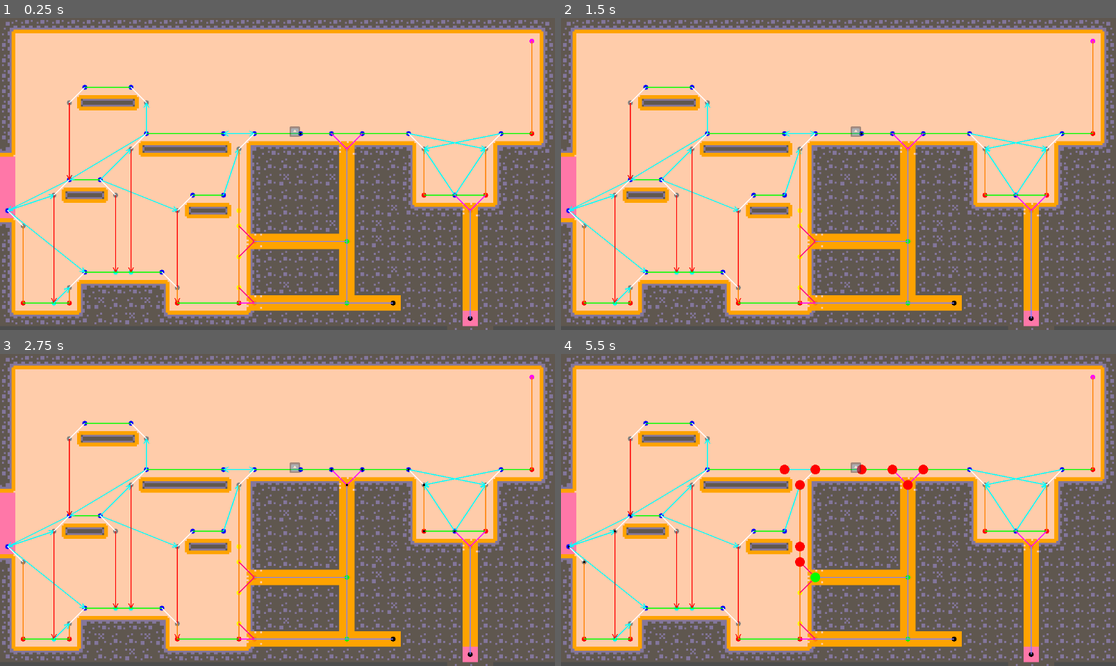
Above: before the commit, frames 1-4 (two rows, left to right).
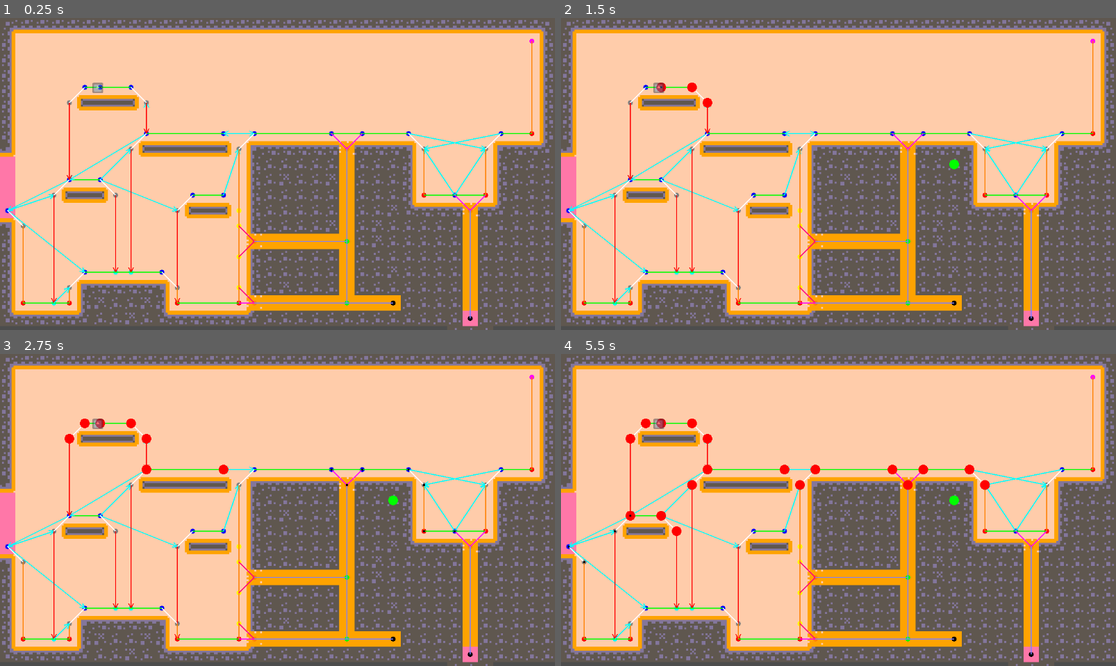
Above: after the commit, the same moments.

Repository: marolmmar1/TFG
Game: Godot game, scene res://Develop/Bioma.tscn
Same seed, same stepped clock (60 frames per second), same inputs: the game is played once before the commit and once after it. The engine's default icon, where the game draws it, is replaced by a stand-in: a white triangle on a blue panel in a dark square.
Inputs (mouse positions are in pixels of both pictures, inside the frame that each line leads up to):
- Up to frame 1 (0.25 s): no input
- Up to frame 2 (1.5 s): tap Enter at 0.5 s; move the mouse to (960, 158) at 0.52 s; click (960, 158) at 0.67 s; tap Space at 1.25 s; drag from (727, 189) to (566, 189) at 1.27 s
- Up to frame 3 (2.75 s): tap Enter at 2 s; move the mouse to (333, 441) at 2.02 s; click (333, 441) at 2.17 s
- Up to frame 4 (5.5 s): tap Space at 2.75, 5 s; drag from (810, 572) to (672, 463) at 2.77 s; tap Enter at 3.5 s; move the mouse to (1005, 556) at 3.52 s; click (1005, 556) at 3.67 s; drag from (672, 463) to (566, 525) at 4.27 s; move the mouse to (866, 510) at 5.02 s; click (866, 510) at 5.17 s

The runs differ from the first frame. In frame 1, 0.2% of the frame differs, in the area x 16-55%, y 20-39%; in frame 2, 0.3%; in frame 3, 0.5%; in frame 4, 0.9%, in the area x 11-78%, y 20-74%.
Error before the commit: Invalid type in function 'map_to_local' in base 'TileMap'. Cannot convert argument 1 from Nil to Vector2i. (res://AStarGraph/tile_map_helper.gd:79)

Commit message:
astar is now resilient to getting away from the path

Diff:
--- a/AStarGraph/a_star_graph.gd
+++ b/AStarGraph/a_star_graph.gd
@@ -308,6 +308,8 @@
 var astar_on_going = []
 var astar_target
 var astar_path = []
+var creature_bounding_box = []
+var bounding_box_center
 
 func _draw():
 
@@ -400,3 +402,9 @@
 	for node in update_nodes:
 		var world_position = tmhelper.to_world_position(node)
 		draw_circle(world_position, 2.5, Color(0, 0, 0))
+
+	if creature_bounding_box.size() == 4:
+		draw_line(creature_bounding_box[0], creature_bounding_box[1], Color(0.75, 0, 0.75), 2)
+		draw_line(creature_bounding_box[1], creature_bounding_box[2], Color(0.75, 0, 0.75), 2)
+		draw_line(creature_bounding_box[2], creature_bounding_box[3], Color(0.75, 0, 0.75), 2)
+		draw_line(creature_bounding_box[3], creature_bounding_box[0], Color(0.75, 0, 0.75), 2)
--- a/AStarGraph/link_helper.gd
+++ b/AStarGraph/link_helper.gd
@@ -158,13 +158,11 @@
 
 func link_platform_and_wall_nodes(astar_nodes, platform_nodes, wall_grab_nodes):
 
-	var all_wall_nodes = wall_grab_nodes
-
-	for i in range(all_wall_nodes.size()):
-		var node_a = all_wall_nodes[i]
+	for i in range(wall_grab_nodes.size()):
+		var node_a = wall_grab_nodes[i]
 		for j in range(platform_nodes.size()):
 			var node_b = platform_nodes[j]
-			if tmhelper.get_adjacent_cells(node_a).has(node_b):
+			if tmhelper.get_adjacent_cells(node_a).has(node_b) and node_b.y < node_a.y:
 
 				# Check if there's terrain in both sides of the wall node and there's two terrains below the platform
 				if tmhelper.is_terrain(node_a + Vector2i(-1, 0)) and tmhelper.is_terrain(node_a + Vector2i(1, 0)):
@@ -219,9 +217,18 @@
 			if are_nodes_connected_by_jump(node_a, node_b, wall_grab_nodes, vertical_jump_dist, horizontal_jump_dist, max_fall_height):
 				# Add a onedirectional connection
 				astar_nodes[node_a].append(Edge.new(node_a, node_b, Edge.MovementType.JUMP))
+
+				# Add also a fall edge if node is straight above the other
+				if node_b.x == node_a.x and node_b.y < node_a.y:
+					astar_nodes[node_b].append(Edge.new(node_b, node_a, Edge.MovementType.FALL))
+
 			if are_nodes_connected_by_jump(node_b, node_a, wall_grab_nodes, vertical_jump_dist, horizontal_jump_dist, max_fall_height):
 				# Add a onedirectional connection
 				astar_nodes[node_b].append(Edge.new(node_b, node_a, Edge.MovementType.JUMP))
+
+				# Add also a fall edge if node is straight above the other
+				if node_a.x == node_b.x and node_a.y < node_b.y:
+					astar_nodes[node_a].append(Edge.new(node_a, node_b, Edge.MovementType.FALL))
 
 func are_nodes_connected_by_jump(node_a: Vector2i, node_b: Vector2i, wall_grab_nodes, vertical_jump_dist, horizontal_jump_dist, max_fall_height) -> bool:
 
--- a/Creatures/GroundCreature/astar_ai.gd
+++ b/Creatures/GroundCreature/astar_ai.gd
@@ -1,7 +1,7 @@
 extends Node
 
-@export var jump_reliability_cost_mult: float = 1.5 #HACK possibly variables for the genetic algorithm variation lately
-@export var fall_reliability_cost_mult: float = 1.25
+@export var jump_reliability_cost_mult: float = 2.0 #HACK possibly variables for the genetic algorithm variation lately
+@export var fall_reliability_cost_mult: float = 1.5
 
 var astar_graph: Node2D
 
@@ -63,10 +63,10 @@
 
 		# #DEBUG
 		astar_graph.astar_on_going.append(astar_graph.tmhelper.to_world_position(lowest_cost_node.node))
-		print("parent cost: ", lowest_cost_node.parent.cost if lowest_cost_node.parent else 0)
-		print("cost: ", lowest_cost_node.cost - lowest_cost_node.parent.cost if lowest_cost_node.parent else lowest_cost_node.cost)
-		print("heuristic: ", node_heuristic(lowest_cost_node, AstarAINode.new(target_node, null, 0)))
-		print("total: ", lowest_cost_node.cost + node_heuristic(lowest_cost_node, AstarAINode.new(target_node, null, 0)), "\n")
+		# print("parent cost: ", lowest_cost_node.parent.cost if lowest_cost_node.parent else 0)
+		# print("cost: ", lowest_cost_node.cost - lowest_cost_node.parent.cost if lowest_cost_node.parent else lowest_cost_node.cost)
+		# print("heuristic: ", node_heuristic(lowest_cost_node, AstarAINode.new(target_node, null, 0)))
+		# print("total: ", lowest_cost_node.cost + node_heuristic(lowest_cost_node, AstarAINode.new(target_node, null, 0)), "\n")
 
 		var neighbors = get_neighbors(lowest_cost_node.node)
 		for neighbor in neighbors:
@@ -142,14 +142,14 @@
 
 	return dist
 
-func reliavility_cost(edge: Edge, cost: float) -> float:
+func reliavility_cost(edge: Edge, base_cost: float) -> float:
 	# Maybe use exponentials so that the cost changes more with distance
 	if edge.movement_type == Edge.MovementType.JUMP:
-		return cost * jump_reliability_cost_mult
+		return base_cost * jump_reliability_cost_mult
 	elif edge.movement_type == Edge.MovementType.FALL:
-		return cost * fall_reliability_cost_mult
+		return base_cost * fall_reliability_cost_mult
 
-	return cost
+	return base_cost
 
 
 func build_path(start_node: AstarAINode, end_node: AstarAINode) -> Array:
--- a/Creatures/GroundCreature/ground_creature.gd
+++ b/Creatures/GroundCreature/ground_creature.gd
@@ -1,7 +1,7 @@
 extends CharacterBody2D
 
 @export_category("Main")
-@export var ai_time = 0.5
+@export var ai_time = 0.1
 @export var raycasts_length = 25
 
 @export_category("Provided")
@@ -40,9 +40,9 @@
 	ul_raycast.target_position = Vector2(-raycasts_length, -raycasts_length)
 	ur_raycast.target_position = Vector2(raycasts_length, -raycasts_length)
 
-	# ai_timer.wait_time = ai_time
-	# ai_timer.timeout.connect(ai_tick)
-	# ai_timer.start()
+	ai_timer.wait_time = ai_time
+	ai_timer.timeout.connect(ai_tick)
+	ai_timer.start()
 
 func check_is_on_floor() -> bool:
 	return down_raycast.is_colliding()
@@ -95,10 +95,6 @@
 	ur_raycast.set_collision_mask_value(2, value)
 
 
-func _process(delta: float) -> void:
-	ai_tick()
-
 func ai_tick():
-	# ai.tick()
 	await ai.tick() #DEBUG
-	# ai_timer.start()
+	ai_timer.start()
--- a/Creatures/GroundCreature/ground_creature_ai.gd
+++ b/Creatures/GroundCreature/ground_creature_ai.gd
@@ -1,7 +1,8 @@
 extends Node2D
 
-@export var detect_node_dist: float = 30.0 # Tile size
+@export var detect_node_dist: float = 15.0 # Tile size - tolerance
 @export var unnecessary_jump_threshold: float = 25.0
+@export var bounding_box_margin: float = 20.0
 
 @onready var astar_ai = $AstarAI
 
@@ -9,6 +10,7 @@
 var controller
 var path = []
 var path_index = 0
+var last_dist: float = 100000.0
 #DEBUG
 var target
 
@@ -16,6 +18,8 @@
 func init(_astar, _controller):
 	self.astar_graph = _astar
 	self.controller = _controller
+
+	controller.on_change_state.connect(check_path_progress)
 
 	astar_ai.astar_graph = astar_graph
 
@@ -27,65 +31,119 @@
 	astar_ai.switch_crawl_climb_speed = controller.find_child("SwitchCrawlClimb").speed
 
 
-func get_closest_node(point: Vector2, threshold: float):
-	var closest_point = null
-	var closest_dist = INF
-	for node in astar_graph.astar_nodes:
-		var dist = point.distance_to(astar_graph.tmhelper.to_world_position(node))
-		if dist < closest_dist:
-			closest_dist = dist
-			if closest_dist < threshold:
-				closest_point = node
-	return closest_point
+#TODO pass to higher AI
+func tick():
+	if not path or path.is_empty():
+		return
+
+	# Check if we haven't stopped moving towards node
+	# There are cases where we miss the next node by a bit and are still withing the bounding box
+	if abs(controller.position.distance_to(astar_graph.tmhelper.to_world_position(path[path_index].to)) - last_dist) < 0.01:
+		# Recalculate A*
+		calculate_astar()
+
+	elif path and not path.is_empty():
+		last_dist = controller.position.distance_to(astar_graph.tmhelper.to_world_position(path[path_index].to))
 
 
-#TODO pass to higher AI
-func tick():
-	if not path and not astar_ai.calculating_astar:
+func _process(delta):
+	if (not path or path.is_empty()) and not astar_ai.calculating_astar:
+		calculate_astar()
 
-		if not target:
+	if path and not path.is_empty():
+		check_path_progress()
+		calculate_movement()
+
+
+func calculate_astar():
+
+	if not target:
+		return
+	if not astar_graph.astar_nodes:
+		return
+
+	var current_node = astar_graph.tmhelper.to_local_position(controller.position)
+	var target_node = astar_graph.tmhelper.to_local_position(target)
+
+	if current_node == target_node:
+		target = null
+		print("REACHED GOAL")
+		path = null
+		return
+
+	# #DEBUG
+	astar_graph.astar_on_going = []
+	astar_graph.astar_target = astar_graph.tmhelper.to_world_position(target_node)
+	astar_graph.queue_redraw()
+
+	if current_node == null or target_node == null:
+		return
+	if not astar_graph.astar_nodes.has(current_node):
+		push_warning("Current node not found in astar graph")
+		return
+
+	path = []
+	path_index = 0
+	last_dist = 100000
+	path = await astar_ai.astar(current_node, target_node) #DEBUG
+
+
+
+func check_path_progress(state = null):
+	if not path:
+		return
+
+	#DEBUG
+	astar_graph.astar_path = path
+	astar_graph.queue_redraw()
+
+	# Check if reached next node and update to next one
+	if path_index < path.size() - 1 and path[path_index].to == astar_graph.tmhelper.to_local_position(controller.position):
+		path_index += 1
+		last_dist = 100000
+
+	elif path_index == path.size() - 1 and path[path_index].to == astar_graph.tmhelper.to_local_position(controller.position):
+		target = null
+		print("REACHED GOAL")
+		path = null
+		last_dist = 100000
+
+	else:
+
+		# Check if out of edge's bounding box by thickness
+		# Disable for some seconds if jumping
+		if controller.current_state == controller.fall_state or controller.current_state == controller.stun_state:
 			return
 
-		if not astar_graph.astar_nodes:
-			return
+		var node_a = astar_graph.tmhelper.to_world_position(path[path_index].from)
+		var node_b = astar_graph.tmhelper.to_world_position(path[path_index].to)
 
-		var current_node = get_closest_node(controller.position, 30)
-		var target_node = get_closest_node(target, 30)
+		var bounding_box_center = (node_a + node_b) / 2
+		var bounding_box_rot_1 = (node_a - bounding_box_center).angle()
+		var bounding_box_rot_2 = (node_b - bounding_box_center).angle()
+		# var bounding_box = [node_a, node_a, node_b, node_b]
+		var bounding_box = [node_a + Vector2(bounding_box_margin, -bounding_box_margin).rotated(bounding_box_rot_1),
+			node_a + Vector2(bounding_box_margin, bounding_box_margin).rotated(bounding_box_rot_1),
+			node_b + Vector2(bounding_box_margin, -bounding_box_margin).rotated(bounding_box_rot_2),
+			node_b + Vector2(bounding_box_margin, bounding_box_margin).rotated(bounding_box_rot_2)]
 
-		# #DEBUG
-		astar_graph.astar_on_going = []
-		astar_graph.astar_target = astar_graph.tmhelper.to_world_position(target_node)
+		astar_graph.creature_bounding_box = bounding_box #DEBUG
+		astar_graph.bounding_box_center = bounding_box_center
 		astar_graph.queue_redraw()
 
-		if current_node == null or target_node == null:
-			return
+		if not (controller.position.x < bounding_box.reduce(func(max_vec, vec): return vec if vec.x > max_vec.x else max_vec).x and \
+			controller.position.x > bounding_box.reduce(func(min_vec, vec): return vec if vec.x < min_vec.x else min_vec).x and \
+			controller.position.y < bounding_box.reduce(func(max_vec, vec): return vec if vec.y > max_vec.y else max_vec).y and \
+			controller.position.y > bounding_box.reduce(func(min_vec, vec): return vec if vec.y < min_vec.y else min_vec).y):
 
-		path_index = 0
-		path = await astar_ai.astar(current_node, target_node) #DEBUG
-
-
-func _process(delta: float) -> void:
-	if path:
-
-		#DEBUG
-		astar_graph.astar_path = path
-		astar_graph.queue_redraw()
-
-		calculate_movement()
-
-		if path_index < path.size() - 1 and path[path_index].to == get_closest_node(controller.position, detect_node_dist):
-			path_index += 1
-
-		elif path_index == path.size() - 1 and path[path_index].to == get_closest_node(controller.position, detect_node_dist):
-			target = null
-			print("REACHED GOAL")
-			path = []
-
-		#TODO check if out of edge's bounding box by thickness
-		# Disable for some seconds if jumping
+				# Recalculate A*
+				calculate_astar()
 
 
 func calculate_movement():
+	if not path:
+		return
+
 	var next_node = path[path_index].to
 
 	match path[path_index].movement_type:
--- a/Creatures/GroundCreature/ground_creature_controller.gd
+++ b/Creatures/GroundCreature/ground_creature_controller.gd
@@ -30,6 +30,8 @@
 		return controller.position
 	set(value):
 		assert(false)
+
+signal on_change_state(state)
 
 func init(_controller: CharacterBody2D):
 	self.controller = _controller
@@ -75,11 +77,13 @@
 		if fall_state.check_conditions({}):
 			current_state = fall_state
 			fall_state.enter({})
-			print(current_state.name)
+			# print(current_state.name)
+			on_change_state.emit(current_state)
 		elif idle_state.check_conditions({}):
 			current_state = idle_state
 			idle_state.enter({})
-			print(current_state.name)
+			# print(current_state.name)
+			on_change_state.emit(current_state)
 
 
 	# Fall damage or stun
@@ -91,12 +95,14 @@
 		if last_vel.length() > sqrt(2 * gravity * damage_height):
 			current_state = stun_state
 			stun_state.enter({"stun time": default_stun_time})
-			print("damage")
+			# print("damage")
+			on_change_state.emit(current_state)
 
 		elif last_vel.length() > sqrt(2 * gravity * stun_height):
 			current_state = stun_state
 			stun_state.enter({"stun time": default_stun_time})
-			print("stun")
+			# print("stun")
+			on_change_state.emit(current_state)
 
 			# TODO: Apply damage
 			# TODO account for normal direction on impact
@@ -110,25 +116,27 @@
 
 func change_state(_state, vars):
 
-	if queued_state and queued_state.check_conditions(queued_vars): #Just to avoid possible state flickering
+	if queued_state and queued_state.check_conditions(queued_vars): # Just to avoid possible state flickering
 		_switch_to_queued_state()
 
 	elif _state.check_conditions(vars):
 		current_state.exit()
 		current_state = _state
 		current_vars = vars
-		print(current_state.name)
+		# print(current_state.name)
 		current_state.enter(current_vars)
+		on_change_state.emit(current_state)
 
 
 func _switch_to_queued_state():
 	current_state.exit()
 	current_state = queued_state
 	current_vars = queued_vars
-	print(current_state.name)
+	# print(current_state.name)
 	queued_state = null
 	queued_vars = {}
 	current_state.enter(current_vars)
+	on_change_state.emit(current_state)
 
 
 func queue_change_state(state, vars):
@@ -138,7 +146,7 @@
 	elif current_state == state and current_vars == vars:
 		return
 
-	print("queue_change_state: ", state.name)
+	# print("queue_change_state: ", state.name)
 
 	queued_state = state
 	queued_vars = vars
--- a/Creatures/States/fall_state.gd
+++ b/Creatures/States/fall_state.gd
@@ -14,6 +14,8 @@
 func enter(vars):
 	if vars.has("should grab"):
 		should_grab = vars["should grab"]
+	else:
+		should_grab = true
 
 	locked = true
 
@@ -22,6 +24,9 @@
 
 func tick(delta):
 
+	if not check_conditions({}):
+		end_state()
+
 	if controller.check_is_on_floor() or controller.check_is_on_wall() or controller.check_is_on_tunnel():
 
 		if should_grab:
@@ -29,9 +34,6 @@
 
 			if controller.velocity.length() < velocity_end_threshold:
 				end_state()
-
-		else:
-			end_state()
 
 	controller.velocity.y += gravity * delta
 	controller.move_and_slide()
--- a/Creatures/States/jump_state.gd
+++ b/Creatures/States/jump_state.gd
@@ -2,10 +2,12 @@
 
 @export var jump_distance: Vector2 = Vector2(130, 100) #HACK hardcoded. Tile size * Astar vars + some margin
 @export var v_jump_offset: float = 7.5
+@export var jump_cooldown: float = 1.5
 
 @onready var fall_state = $"../Fall"
 
 var gravity
+var can_jump := true
 
 func enter(vars):
 	gravity = fall_state.gravity
@@ -50,6 +52,9 @@
 
 	controller.velocity = Vector2(v0x, v0y)
 
+	can_jump = false
+	get_tree().create_timer(jump_cooldown).timeout.connect(func(): can_jump = true)
+
 
 func tick(delta):
 	controller.velocity.y += gravity * delta
@@ -60,4 +65,4 @@
 
 
 func check_conditions(vars) -> bool:
-	return controller.check_is_on_floor()
+	return controller.check_is_on_floor() and can_jump
--- a/Develop/Bioma.tscn
+++ b/Develop/Bioma.tscn
@@ -36,7 +36,7 @@
 doors = NodePath("../TileMap/Doors")
 
 [node name="Creature" parent="." node_paths=PackedStringArray("astar") instance=ExtResource("7_t4mvu")]
-position = Vector2(612, 236)
+position = Vector2(203, 145)
 astar = NodePath("../AStar")
 
 [node name="TargetSpawnerDebugger" type="Node2D" parent="." node_paths=PackedStringArray("astar_graph", "creature")]
